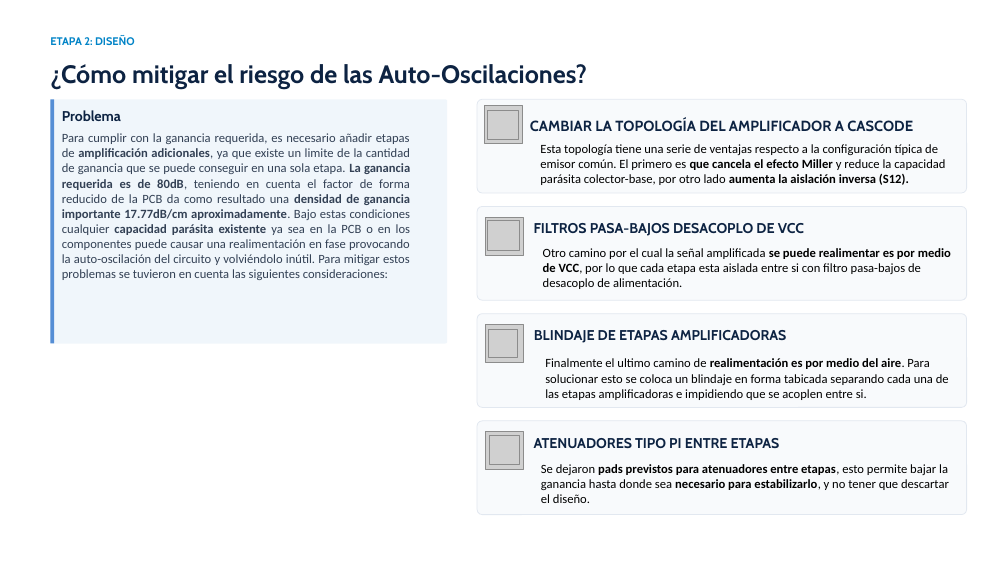
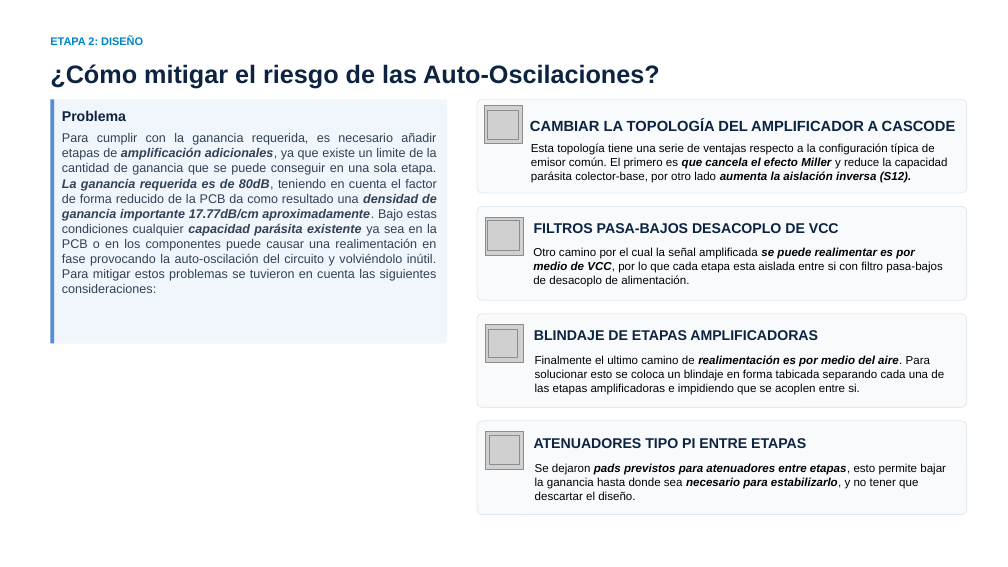
Before and after one commit to marian1911/CUBESAT_Transponder, a slide deck: slide 17 of PI/Presentacion/Presentación de Tesis - Transponder CubeSat.pptx. Drawn at 1008x567 pixels with LibreOffice and Linux fonts; fonts in the diff are those of the drawing; grey boxes stand for pictures. Boxes give left, top, right and bottom in pixels: in the first picture for what was removed or moved away, otherwise in the second. Text is boxed around its words. In the diff, an @@ line names an element or a change of style, - is before the commit and + after.

```diff
--- a/PI/Presentacion/Presentación de Tesis - Transponder CubeSat.pptx
+++ b/PI/Presentacion/Presentación de Tesis - Transponder CubeSat.pptx
@@ text "Para cumplir con la ganancia ..." at (62, 133, 437, 293): font Calibri to Arial; italic on in "amplificación adicionales, La ganancia requerida es de ..." @@
@@ text "Esta topología tiene una serie ...": place and size @@
-text "Esta topología tiene una serie ..." at (540, 144, 945, 185)
+text "Esta topología tiene una serie ..." at (531, 143, 948, 183)
@@ text "Esta topología tiene una serie ..." at (531, 143, 948, 183): size 12 to 11 pt, font Calibri to Arial; italic on in "que cancela el efecto Miller aumenta la ..." @@
@@ text "Otro camino por el cual ...": place and size @@
-text "Otro camino por el cual ..." at (543, 248, 951, 289)
+text "Otro camino por el cual ..." at (533, 247, 943, 287)
@@ text "Otro camino por el cual ..." at (533, 247, 943, 287): size 12 to 11 pt, font Calibri to Arial; italic on in "se puede realimentar es por medio de ..." @@
@@ text "Finalmente el ultimo camino de ...": place and size @@
-text "Finalmente el ultimo camino de ..." at (545, 358, 949, 400)
+text "Finalmente el ultimo camino de ..." at (535, 355, 944, 395)
@@ text "Finalmente el ultimo camino de ..." at (535, 355, 944, 395): size 12 to 11 pt, font Calibri to Arial; italic on in "realimentación es por medio del aire." @@
@@ font Cabin to Arial in 7 elements at (50, 37, 143, 48), (50, 64, 660, 89), (62, 110, 126, 121), (530, 119, 956, 131), (534, 223, 839, 233), (534, 330, 818, 340), (534, 438, 806, 448) @@
@@ text "Se dejaron pads previstos para ..." at (535, 463, 946, 500): size 12 to 11 pt, font Calibri to Arial; italic on in "pads previstos para atenuadores entre etapas, necesario ..." @@
```
Also in this commit, not shown: 31 other slides changed, 14 slides added, 4 slides removed, 16 other files.
